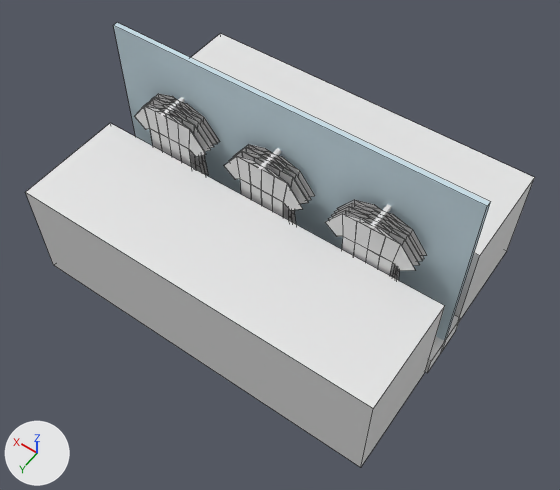
One commit to the Blender file theroom/excersizes/souvenirbutik/reol3.blend: the scene before it, then after it.
Rendered twice from a 50 mm lens placed at (-4.99, 7.06, 11.51), pointed at (-0.38, 0.59, 1.35). Every picture has the same lights, and +X, +Y and +Z are marked at lower left. Mesh edges are drawn as thin lines on the coarser meshes.
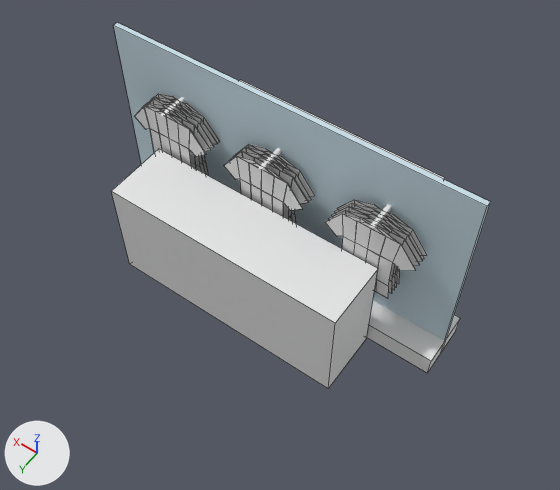
What the commit changed:
Object 'front.zone' (ob_front_zone) moves from (0.0, 1.56, 1.06) to (0.01, 1.14, 1.06).
Object 'front.zone' (ob_front_zone) is rescaled from (3.31, 1.0, 1.0) to (2.18, 0.592, 1.0).
Object 'front.zone.001' (ob_front_zone_001) moves from (0.0, -1.56, 1.06) to (0.03, -1.1, 1.06).
Object 'front.zone.001' (ob_front_zone_001) is rescaled from (3.31, 1.0, 1.0) to (2.13, 0.587, 1.0).

What differs and where, as boxes [x1, y1, x2, y2] in the pictures (560 x 490 px):
'front.zone', moved, rescaled (36% narrower, 30% shorter): before [26, 123, 445, 467]; after [111, 149, 378, 389]
'front.zone.001', moved, rescaled: before [191, 33, 535, 321]; after [239, 80, 444, 179]
'Cube.004', unchanged, uncovered by the edit: before [425, 315, 460, 373]; after [367, 301, 460, 373]
